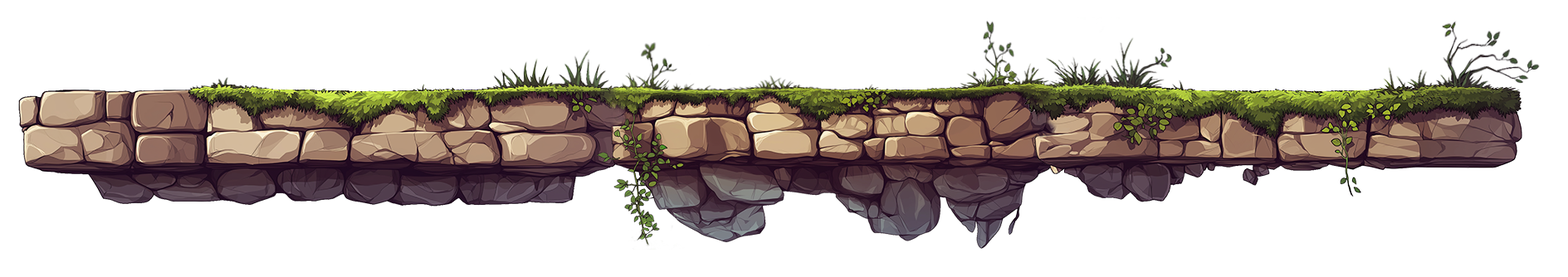
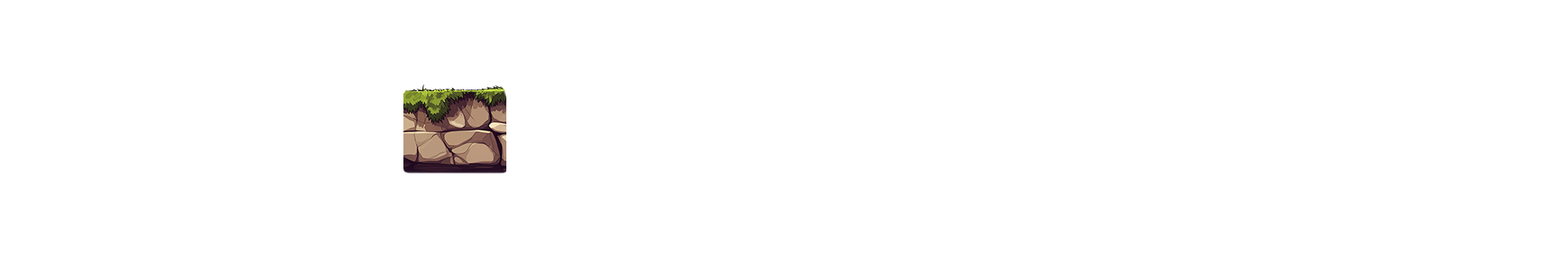
Layered file, before and after one edit (1568 x 277). Changes by layer:
added layer "Layer 6" above "ground" over [403, 83, 507, 175]
moved "right copy" into group "platform" over [1023, 20, 1540, 203]
moved "middle copy" into group "platform" over [596, 20, 1065, 250]
moved "left copy" into group "platform" over [18, 48, 631, 207]
